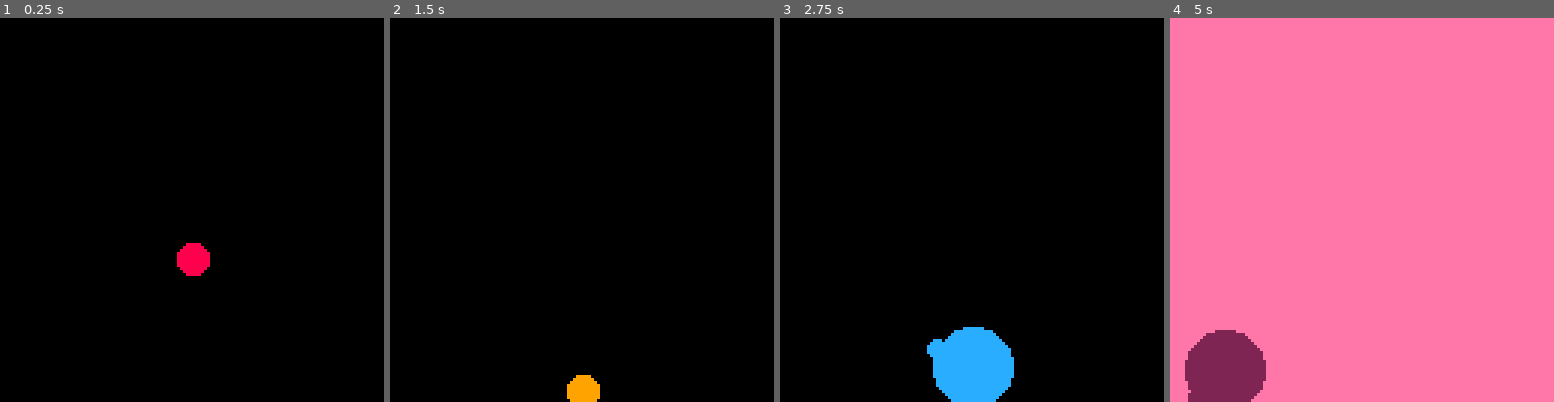
Above: before the commit, frames 1-4 (left to right).
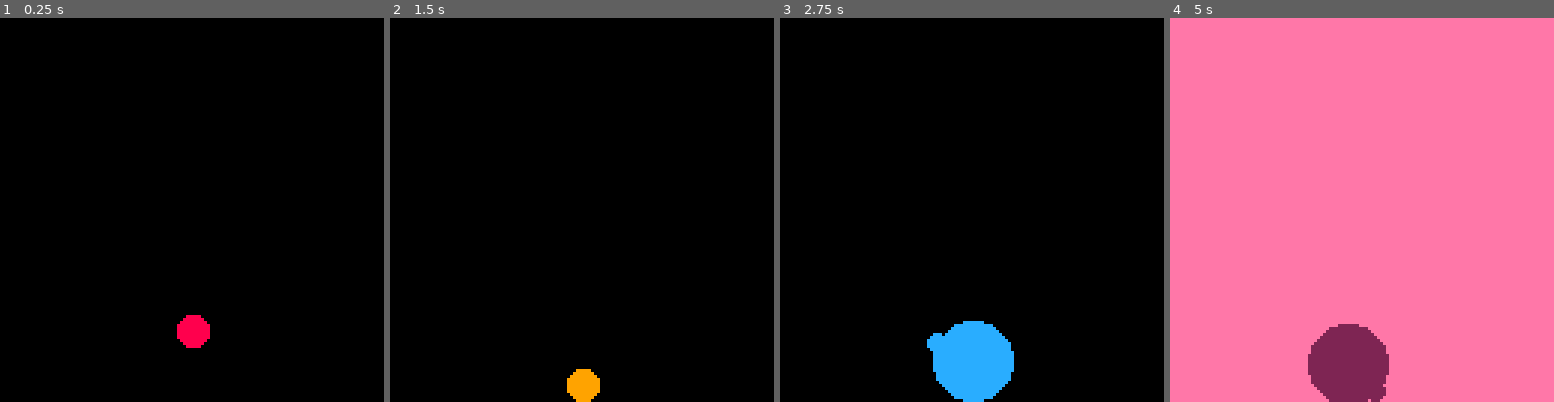
Above: after the commit, the same moments.

Repository: trivorak/p8
Game: PICO-8 cartridge balloon.p8
Two runs of this game, one before a commit and one after it. Both use one fixed random seed, a clock stepped at 60 frames per second and the inputs below.
Inputs:
- Up to frame 1 (0.25 s): no input
- Up to frame 2 (1.5 s): tap X (X key) at 0.33, 1.07 s; tap O (Z key) at 0.7 s
- Up to frame 3 (2.75 s): hold Right 1.6-2.1 s; tap O (Z key) at 1.7, 2.1, 2.5 s; tap X (X key) at 1.85 s; hold Up 2.15-2.42 s; hold Right from 2.47 s (still down)
- Up to frame 4 (5 s): tap O (Z key) every 0.4 s from 2.9 to 4.9 s; tap X (X key) at 2.97, 4.08 s; release Right at 3.03 s; hold Left 3.08-3.58 s; hold Down 3.63-3.97 s; hold Right 4.02-4.68 s; hold Up from 4.73 s (still down)

The runs differ from the first frame. In frame 1, 1.2% of the frame differs, in the area x 46-55%, y 58-86%; in frame 2, 0.2%; in frame 3, 0.6%; in frame 4, 6.8%, in the area x 3-58%, y 79-100%.

Commit message:
Whatever

Diff:
--- a/balloon.p8
+++ b/balloon.p8
@@ -21,8 +21,8 @@
 	invyv = 1
 	lastrandom = 0
 	currentrandom = 0
-	gravity = 2
 	minair = 10
+	colorspeed = .75
 end
 
 function _update()
@@ -36,13 +36,14 @@
 		cx = air/2-1
 	end
 	if (cy+air/2>127) then
+		testvar = cy
 		cy = 127 - air/2
 		if (air > minair) and (rel == true) then
 			invy = callinverse(invy)
 		end
 	end
 	if (cy - air/2<0) then
-		cy = air/2 + 1
+		testvar = cy
 		if(air > minair) and (rel == true) then
 			invy = callinverse(invy)
 		end
@@ -53,9 +54,6 @@
 	if invx == false then invxv = 1 end
 	if invy == true then invyv = -1 end
 	if invy == false then invyv = 1 end
-
-
--- controls
 
 	--mod angle
 	angle = mod(angle,365)
@@ -67,6 +65,8 @@
 	mvx = sinx(speed,angle)
 	mvy = cosy(speed,angle)
 
+	-- controls
+
 	if (btn(0)) then
 		angle -= 5
 	end
@@ -83,10 +83,7 @@
 		air -= 2
 	end
 
-	if (btnp(4)) then ballcolor += 1
-		while ballcolor%16 == bgcolor do
-			bgcolor = flr(rnd(16))
-		end
+	if (btnp(4)) then changecolorflag = true
 	end
 
 	if (btn(5)) then rel=true end
@@ -95,11 +92,11 @@
 
 	if air==minair then rel=false end
 
-	if (rel==false) then
-		cy += gravity
-	end
-
-	if (rel==false) and (air == minair) and (cy+air/2 <= 127) then
+	if (rel==false) and (cy+air/2<126) then
+		cy += speed * .5
+	end
+
+	if (rel==false) and (air == minair) and (cy+air/2 <= 126) then
 		cx = cx + mvx * -.75 * invxv
 	end
 
@@ -111,12 +108,17 @@
 function _draw()
 	cls(bgcolor)
 	circfill(cx,cy,air/2,ballcolor)
-	line(cx,cy,lnx,lny,ballcolor)
 
 	if air > 10 then
 		circfill(lnx,lny,3,ballcolor)
 	end
 
+	if (changecolorflag == true) and (rel == true) then changeballcolor(colorspeed) end
+
+	if (changecolorflag == true) and (rel == false) then
+		changeballcolor(1)
+		changecolorflag = false
+	end
 end
 
 function callinverse(input)
@@ -153,6 +155,13 @@
 
 end
 
+function changeballcolor(input)
+	ballcolor += input
+	while flr(ballcolor)%16 == bgcolor do
+		bgcolor = flr(rnd(16))
+	end
+end
+
 __gfx__
 00000000000000000000000000000000000000000000000000000000000000000000000000000000000000000000000000000000000000000000000000000000
 00000000000000000000000000000000000000000000000000000000000000000000000000000000000000000000000000000000000000000000000000000000
Not shown, changed: README.md
